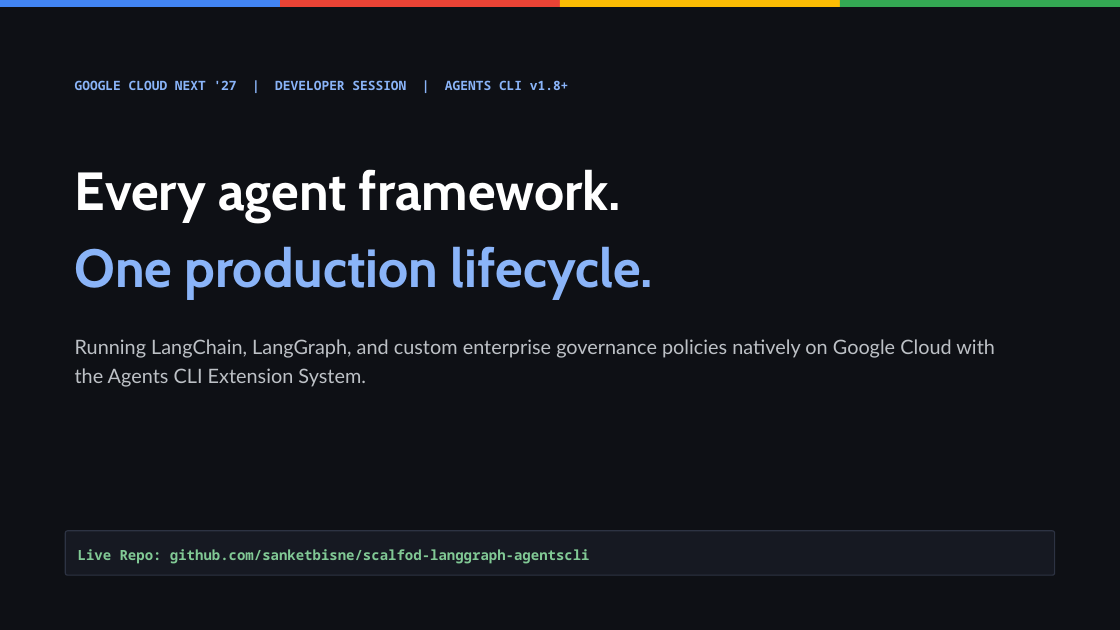
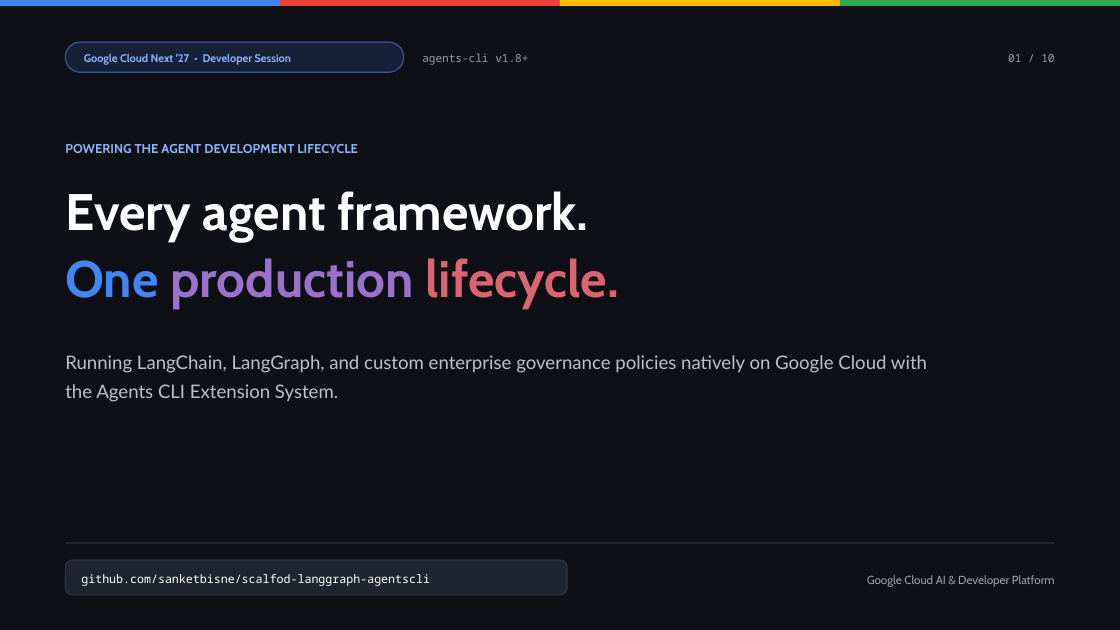
Before and after one commit to sanketbisne/scalfod-langgraph-agentscli, a slide deck: slide 1 of docs/Cloud_Next_27_Agents_CLI_LangGraph.pptx. Drawn at 1120x630 pixels with LibreOffice and Linux fonts; fonts in the diff are those of the drawing. Boxes give left, top, right and bottom in pixels: in the first picture for what was removed or moved away, otherwise in the second. Text is boxed around its words. In the diff, an @@ line names an element or a change of style, - is before the commit and + after.

Commit message:
docs: achieve 1-to-1 visual parity between HTML deck, PPTX, and Google Slides Apps Script

```diff
--- a/docs/Cloud_Next_27_Agents_CLI_LangGraph.pptx
+++ b/docs/Cloud_Next_27_Agents_CLI_LangGraph.pptx
@@ rounded rectangle "Google Cloud Next '27 • ...": place and size @@
-rounded rectangle "Google Cloud Next '27 • ..." at box(75, 80, 569, 90)
+rounded rectangle "Google Cloud Next '27 • ..." at box(66, 42, 404, 72)
@@ rounded rectangle "Google Cloud Next '27 • ..." at box(66, 42, 404, 72): vertical alignment top to middle; fill none to #162038; outline none to #3B5998 1 pt @@
@@ text in rounded rectangle at box(84, 53, 291, 65): text changed; size 11 to 9.5 pt; font Noto Sans Mono to Cabin @@
-GOOGLE CLOUD NEXT '27 | DEVELOPER SESSION | AGENTS CLI v1.8+
+Google Cloud Next '27 • Developer Session
@@ text added at box(422, 53, 528, 65), 9.5 pt, text #9AA0A6 @@
+agents-cli v1.8+
@@ text added at box(1008, 54, 1054, 62), 9.5 pt, text #9AA0A6 @@
+01 / 10
@@ text added at box(65, 144, 358, 153), 11 pt, text #8AB4F8, bold @@
+POWERING THE AGENT DEVELOPMENT LIFECYCLE
@@ text "Every agent framework.": place and size @@
-text "Every agent framework." at box(75, 169, 653, 299)
+text "Every agent framework." at box(65, 191, 619, 308)
@@ text "Every agent framework." at box(65, 191, 619, 308): size 46 to 44 pt; text colour #8AB4F8 to #4285F4 in "One"; text colour #8AB4F8 to #9B72CB in "production"; text colour #8AB4F8 to #D96570 in "lifecycle."; line spacing 1.2 to 1.1 @@
@@ text "Running LangChain, LangGraph, and custom ...": place and size @@
-text "Running LangChain, LangGraph, and custom ..." at box(75, 339, 995, 387)
+text "Running LangChain, LangGraph, and custom ..." at box(65, 355, 927, 402)
@@ text "Running LangChain, LangGraph, and custom ..." at box(65, 355, 927, 402): size 17 to 16 pt; line spacing 1.2 to 1.3 @@
@@ rounded rectangle "github.com/sanketbisne/scalfod-langgraph-agentscli": place and size @@
-rounded rectangle "github.com/sanketbisne/scalfod-langgraph-agentscli" at box(66, 531, 1055, 576)
+rounded rectangle "github.com/sanketbisne/scalfod-langgraph-agentscli" at box(66, 560, 567, 596)
@@ rounded rectangle "github.com/sanketbisne/scalfod-langgraph-agentscli" at box(66, 560, 567, 596): vertical alignment top to middle; fill #161922 to #1F2430; proportions changed @@
@@ rectangle added at box(66, 543, 1055, 544), fill #2D3343 @@
@@ text in rounded rectangle at box(81, 574, 430, 586): text changed; size 12 to 10 pt; text colour #81C995 to #FFFFFF; bold off @@
-Live Repo: github.com/sanketbisne/scalfod-langgraph-agentscli
+github.com/sanketbisne/scalfod-langgraph-agentscli
@@ text added at box(867, 575, 1055, 587), 10 pt, text #9AA0A6 @@
+Google Cloud AI & Developer Platform
```
Also in this commit, not shown: 9 other slides changed, 2 other files.
